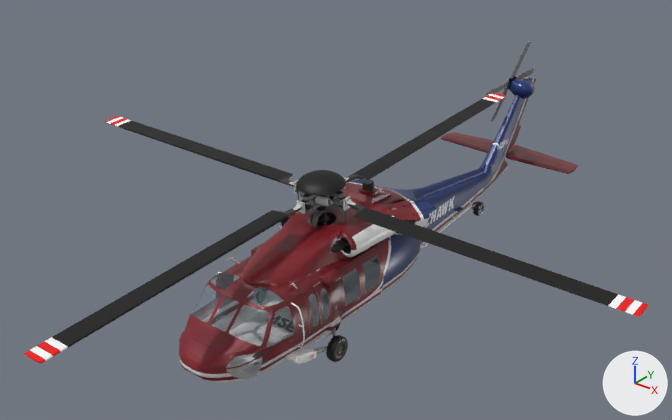
A saved change to the glTF model uh60/firehawk.gltf.
The view is the same before and after, from a 50 mm lens placed at (13.0, -18.75, 10.74), pointed at (-0.51, -1.87, 0.28). Every picture has the same lights, and +X, +Y and +Z are marked at lower right. The first picture is the older version.

Names of what the first picture shows: 'Exterior', 'Spin_0' and 1 more.
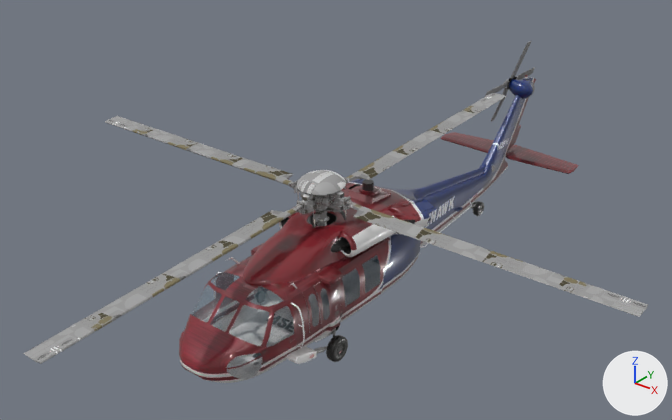
Where the newer file only moved an object's origin or applied its transform, the numbers keep the older frame.

Scene script edits in JSON lines:
```json
{"op": "add", "block": "img_1_webp", "code": ["img_1_webp = load_image('1.webp', '../a320-cfm/t/1.webp', 2048, 2048, 'sRGB')"]}
{"op": "set", "path": "mat_defaultwhite_5.texture", "old": "img_1_jpg", "new": "img_1_webp"}
```

Boxes (x1, y1, x2, y2) around the edits, measured in the pictures (672 x 420 px):
```json
{"object": "Exterior", "change": "surface changed", "before": [179, 77, 578, 363], "after": [179, 77, 578, 363]}
{"object": "Spin_0", "change": "surface changed", "before": [23, 93, 648, 364], "after": [23, 93, 648, 364]}
```
